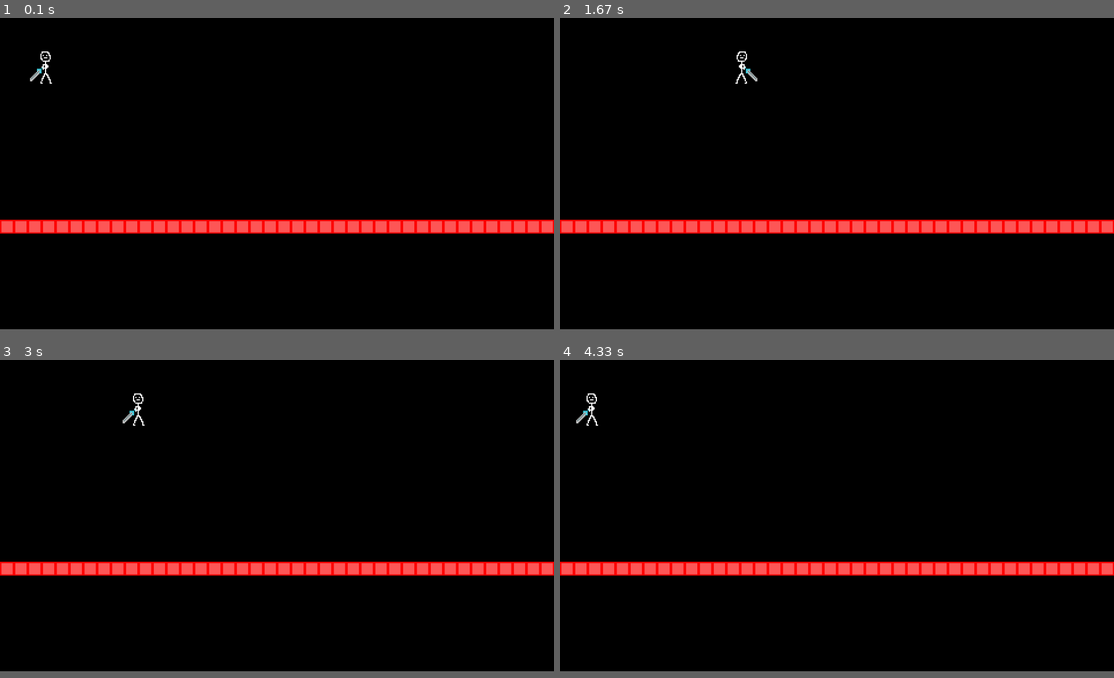
Above: before the commit, frames 1-4 (two rows, left to right).
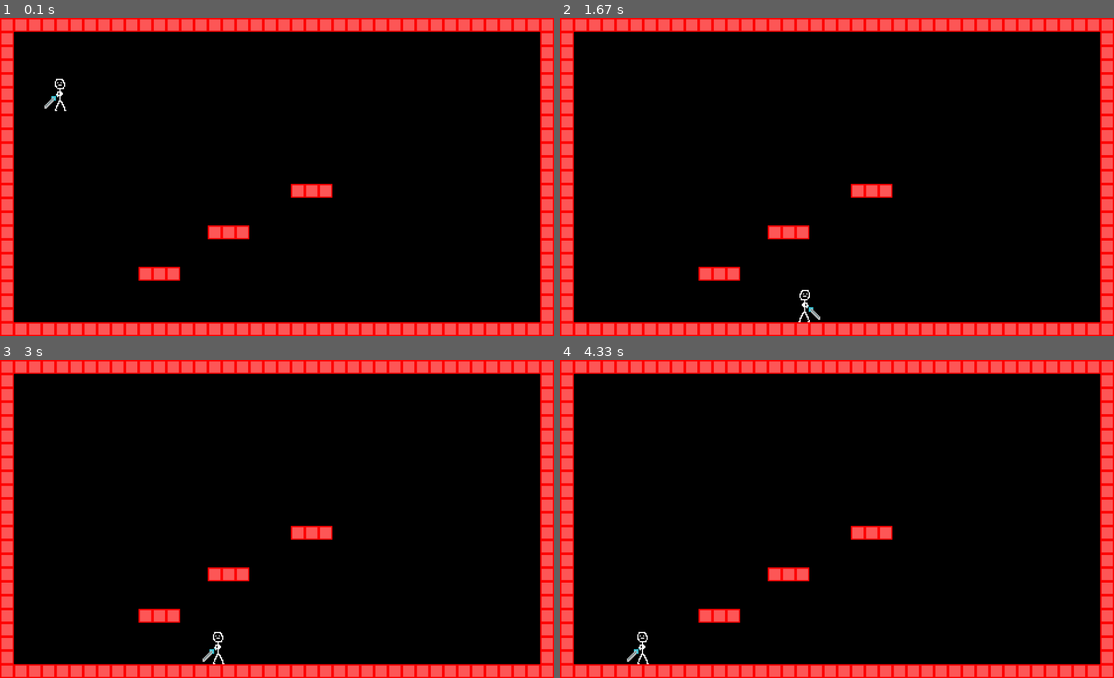
Above: after the commit, the same moments.

Repository: babybluesedans/pygame-platformer
Game: pygame game, started from game.py
Same seed, same stepped clock (60 frames per second), same inputs: the game is played once before the commit and once after it.
Inputs:
- Up to frame 1 (0.1 s): no input
- Up to frame 2 (1.67 s): hold D 0.33-0.8 s; hold D 0.83-1.3 s; hold A from 1.33 s (still down)
- Up to frame 3 (3 s): release A at 1.87 s; hold A 1.9-2.3 s; hold D 2.33-2.97 s
- Up to frame 4 (4.33 s): hold Space 3-3.47 s; hold A 3-3.47 s; hold A 3.5-3.97 s; hold D from 4 s (still down)
In our replay, the window is 900x506 before the commit and 900x517 after it. These sizes can differ from the game's own. Grey fills any space a smaller window leaves; there, only what the larger window draws over its background counts as a difference.

The runs differ from the first frame. In frame 1, 17% of the frame differs, in the area x 0-100%, y 0-100%; in frame 2, 17%; in frame 3, 17%; in frame 4, 17%.

Commit message:
WORKING TEST LEVEL AND PHYSICS OVERHAUL

Diff:
--- a/game.py
+++ b/game.py
@@ -3,17 +3,18 @@
 
 import player
 import tile
+import test_level
 
 class Game:
     def __init__(self):
         p.init()
         p.display.set_caption("unnamed platformer")
-        self.screen = p.display.set_mode((1920, 1080))
+        self.screen = p.display.set_mode((1920, 1104))
         self.screen_r = self.screen.get_rect()
         self.clock = p.time.Clock()
-        self.mr_fucks = player.Player()
         self.tile = tile.Tile(self.screen)
-        self.dt = None
+        self.level = test_level.Level(self.screen)
+        self.mr_fucks = player.Player(self.level)
 
 
     def run(self):
@@ -27,11 +28,13 @@
 
     def process_events(self):
         self.dt = self.clock.tick(60) / 1000
-        self.mr_fucks.move_processor(self.dt)
         for event in p.event.get():
-                if event.type == p.QUIT:
-                    p.quit()
-                    sys.exit()
+            self.mr_fucks.event_processor(event)
+            if event.type == p.QUIT:
+                p.quit()
+                sys.exit()
+
+        self.mr_fucks.move_processor()
 
     def update(self):
         pass
@@ -39,7 +42,7 @@
     def render(self):
         self.screen.fill("black")
         self.mr_fucks.draw(self.screen)
-        self.tile.render_line()
+        self.level.draw_tilemap()
 
         p.display.update()
         p.display.flip()
--- a/player.py
+++ b/player.py
@@ -1,42 +1,108 @@
 import pygame as p
 
 class Player:
-    def __init__(self):
+    def __init__(self, level):
         self.img = p.transform.scale(p.image.load("platformer/mr fucks.png"), (128, 128))
-        self.position = p.Vector2(100, 100)
-        self.rect = self.img.get_rect()
-        self.max_speed = 600
-        self.acceleration = 30
-        self.friction = 60
+        self.rect = self.img.get_rect().inflate(-43, 0)
+        self.position = p.Vector2(150, 150)
+        self.rect.x = self.position.x
+        self.rect.y = self.position.y
+
+        self.collision_rect = p.Rect((self.rect.x + self.rect.width // 2), (self.rect.y), (self.rect.width // 2), self.rect.height)
+        self.max_speed = 16
+        self.acceleration = 4
+        self.friction = 2
+        self.gravity = 3
+        self.max_fall_speed = 25
+        self.jump_power = 40
         self.velocity = p.Vector2(0, 0)
+        self.on_floor = False
+
         self.flipped = False
 
+        self.level = level
+
+
     def draw(self, screen):
-        screen.blit(self.img, self.position)
+        screen.blit(self.img, (self.rect.x, self.rect.y))
 
-    def move_processor(self, dt):
+
+    def event_processor(self, event):
+            if event.type == p.KEYDOWN:
+                if event.key == p.K_SPACE and self.on_floor:
+                    self.velocity.y = self.jump_power * -1
+
+
+    def move_processor(self):
         keys = p.key.get_pressed()
         if keys[p.K_a]:
             if not self.flipped:
                 self.img = p.transform.flip(self.img, True, False)
                 self.flipped = True
-
-            if self.velocity.x >= self.max_speed * -1:
-                self.velocity.x += max(self.acceleration * -1, ((self.max_speed * -1) - self.velocity.x))
-        else:
-            if self.velocity.x < 0:
-                self.velocity.x += max(self.friction, self.velocity.x)
+            if self.velocity.x > self.max_speed * -1:
+                self.velocity.x -= self.acceleration
 
         if keys[p.K_d]:
             if self.flipped:
                 self.img = p.transform.flip(self.img, True, False)
                 self.flipped = False
+            if self.velocity.x < self.max_speed:
+                self.velocity.x += self.acceleration
 
-            if self.velocity.x <= self.max_speed:
-                self.velocity.x += min(self.acceleration, self.max_speed - self.velocity.x)
+        if self.velocity.y < self.max_fall_speed:
+            self.velocity.y += self.gravity
 
-        else:
+        if self.velocity.x > 0:
+            self.velocity.x -= self.friction
+        elif self.velocity.x < 0:
+            self.velocity.x += self.friction
+
+
+        collisions = self.collision_process()
+        if collisions:
+            if collisions['bottom'] == True:
+                self.on_floor = True
+                self.velocity.y = 0
+            else:
+                self.on_floor = False
+
+            if collisions['top'] == True:
+                self.velocity.y = 0
+
+
+    def check_collision(self):
+        collided_list = []
+        for row in self.level.datamap:
+            for tile in row:
+                if tile != None:
+                    if self.collision_rect.colliderect(tile.rect):
+                        collided_list.append(tile.rect)
+        return collided_list
+
+
+    def collision_process(self):
+        collision_types = {'top': False, 'bottom': False, 'left': False, 'right': False}
+
+        self.collision_rect.x += self.velocity.x
+        collisions = self.check_collision()
+        for tile in collisions:
             if self.velocity.x > 0:
-                self.velocity.x -= min(self.friction, self.velocity.x)
+                self.collision_rect.right = tile.left
+                collision_types['right'] = True
+            elif self.velocity.x < 0:
+                self.collision_rect.left = tile.right
+                collision_types['left'] = True
 
-        self.position += self.velocity * dt
+        self.collision_rect.y += self.velocity.y
+        collisions = self.check_collision()
+        for tile in collisions:
+            if self.velocity.y > 0:
+                self.collision_rect.bottom = tile.top
+                collision_types['bottom'] = True
+            elif self.velocity.y < 0:
+                self.collision_rect.top = tile.bottom
+                collision_types['top'] = True
+
+        self.rect.x = self.collision_rect.x - (self.rect.width // 2)
+        self.rect.y = self.collision_rect.y
+        return collision_types
--- /dev/null
+++ b/test_level.py
@@ -0,0 +1,72 @@
+import pygame as p
+
+import tile
+
+class Level:
+    def __init__(self, screen):
+        self.screen = screen
+        self.test_tile = tile.Tile(self.screen)
+        self.test_tile_width = self.test_tile.width
+        self.test_tile_height = self.test_tile.height
+        self.filled_tilemap = ([1, 1, 1, 1, 1, 1, 1, 1, 1, 1, 1, 1, 1, 1, 1, 1, 1, 1, 1, 1, 1, 1, 1, 1, 1, 1, 1, 1, 1, 1, 1, 1, 1, 1, 1, 1, 1, 1, 1, 1],
+                              [1, 0, 0, 0, 0, 0, 0, 0, 0, 0, 0, 0, 0, 0, 0, 0, 0, 0, 0, 0, 0, 0, 0, 0, 0, 0, 0, 0, 0, 0, 0, 0, 0, 0, 0, 0, 0, 0, 0, 1],
+                              [1, 0, 0, 0, 0, 0, 0, 0, 0, 0, 0, 0, 0, 0, 0, 0, 0, 0, 0, 0, 0, 0, 0, 0, 0, 0, 0, 0, 0, 0, 0, 0, 0, 0, 0, 0, 0, 0, 0, 1],
+                              [1, 0, 0, 0, 0, 0, 0, 0, 0, 0, 0, 0, 0, 0, 0, 0, 0, 0, 0, 0, 0, 0, 0, 0, 0, 0, 0, 0, 0, 0, 0, 0, 0, 0, 0, 0, 0, 0, 0, 1],
+                              [1, 0, 0, 0, 0, 0, 0, 0, 0, 0, 0, 0, 0, 0, 0, 0, 0, 0, 0, 0, 0, 0, 0, 0, 0, 0, 0, 0, 0, 0, 0, 0, 0, 0, 0, 0, 0, 0, 0, 1],
+                              [1, 0, 0, 0, 0, 0, 0, 0, 0, 0, 0, 0, 0, 0, 0, 0, 0, 0, 0, 0, 0, 0, 0, 0, 0, 0, 0, 0, 0, 0, 0, 0, 0, 0, 0, 0, 0, 0, 0, 1],
+                              [1, 0, 0, 0, 0, 0, 0, 0, 0, 0, 0, 0, 0, 0, 0, 0, 0, 0, 0, 0, 0, 0, 0, 0, 0, 0, 0, 0, 0, 0, 0, 0, 0, 0, 0, 0, 0, 0, 0, 1],
+                              [1, 0, 0, 0, 0, 0, 0, 0, 0, 0, 0, 0, 0, 0, 0, 0, 0, 0, 0, 0, 0, 0, 0, 0, 0, 0, 0, 0, 0, 0, 0, 0, 0, 0, 0, 0, 0, 0, 0, 1],
+                              [1, 0, 0, 0, 0, 0, 0, 0, 0, 0, 0, 0, 0, 0, 0, 0, 0, 0, 0, 0, 0, 0, 0, 0, 0, 0, 0, 0, 0, 0, 0, 0, 0, 0, 0, 0, 0, 0, 0, 1],
+                              [1, 0, 0, 0, 0, 0, 0, 0, 0, 0, 0, 0, 0, 0, 0, 0, 0, 0, 0, 0, 0, 0, 0, 0, 0, 0, 0, 0, 0, 0, 0, 0, 0, 0, 0, 0, 0, 0, 0, 1],
+                              [1, 0, 0, 0, 0, 0, 0, 0, 0, 0, 0, 0, 0, 0, 0, 0, 0, 0, 0, 0, 0, 0, 0, 0, 0, 0, 0, 0, 0, 0, 0, 0, 0, 0, 0, 0, 0, 0, 0, 1],
+                              [1, 0, 0, 0, 0, 0, 0, 0, 0, 0, 0, 0, 0, 0, 0, 0, 0, 0, 0, 0, 0, 0, 0, 0, 0, 0, 0, 0, 0, 0, 0, 0, 0, 0, 0, 0, 0, 0, 0, 1],
+                              [1, 0, 0, 0, 0, 0, 0, 0, 0, 0, 0, 0, 0, 0, 0, 0, 0, 0, 0, 0, 0, 1, 1, 1, 0, 0, 0, 0, 0, 0, 0, 0, 0, 0, 0, 0, 0, 0, 0, 1],
+                              [1, 0, 0, 0, 0, 0, 0, 0, 0, 0, 0, 0, 0, 0, 0, 0, 0, 0, 0, 0, 0, 0, 0, 0, 0, 0, 0, 0, 0, 0, 0, 0, 0, 0, 0, 0, 0, 0, 0, 1],
+                              [1, 0, 0, 0, 0, 0, 0, 0, 0, 0, 0, 0, 0, 0, 0, 0, 0, 0, 0, 0, 0, 0, 0, 0, 0, 0, 0, 0, 0, 0, 0, 0, 0, 0, 0, 0, 0, 0, 0, 1],
+                              [1, 0, 0, 0, 0, 0, 0, 0, 0, 0, 0, 0, 0, 0, 0, 1, 1, 1, 0, 0, 0, 0, 0, 0, 0, 0, 0, 0, 0, 0, 0, 0, 0, 0, 0, 0, 0, 0, 0, 1],
+                              [1, 0, 0, 0, 0, 0, 0, 0, 0, 0, 0, 0, 0, 0, 0, 0, 0, 0, 0, 0, 0, 0, 0, 0, 0, 0, 0, 0, 0, 0, 0, 0, 0, 0, 0, 0, 0, 0, 0, 1],
+                              [1, 0, 0, 0, 0, 0, 0, 0, 0, 0, 0, 0, 0, 0, 0, 0, 0, 0, 0, 0, 0, 0, 0, 0, 0, 0, 0, 0, 0, 0, 0, 0, 0, 0, 0, 0, 0, 0, 0, 1],
+                              [1, 0, 0, 0, 0, 0, 0, 0, 0, 0, 1, 1, 1, 0, 0, 0, 0, 0, 0, 0, 0, 0, 0, 0, 0, 0, 0, 0, 0, 0, 0, 0, 0, 0, 0, 0, 0, 0, 0, 1],
+                              [1, 0, 0, 0, 0, 0, 0, 0, 0, 0, 0, 0, 0, 0, 0, 0, 0, 0, 0, 0, 0, 0, 0, 0, 0, 0, 0, 0, 0, 0, 0, 0, 0, 0, 0, 0, 0, 0, 0, 1],
+                              [1, 0, 0, 0, 0, 0, 0, 0, 0, 0, 0, 0, 0, 0, 0, 0, 0, 0, 0, 0, 0, 0, 0, 0, 0, 0, 0, 0, 0, 0, 0, 0, 0, 0, 0, 0, 0, 0, 0, 1],
+                              [1, 0, 0, 0, 0, 0, 0, 0, 0, 0, 0, 0, 0, 0, 0, 0, 0, 0, 0, 0, 0, 0, 0, 0, 0, 0, 0, 0, 0, 0, 0, 0, 0, 0, 0, 0, 0, 0, 0, 1],
+                              [1, 1, 1, 1, 1, 1, 1, 1, 1, 1, 1, 1, 1, 1, 1, 1, 1, 1, 1, 1, 1, 1, 1, 1, 1, 1, 1, 1, 1, 1, 1, 1, 1, 1, 1, 1, 1, 1, 1, 1])
+        self.datamap = self.filled_tilemap
+        self.generate_datamap()
+
+
+
+
+    def generate_datamap(self):
+        x = 0
+        y = 0
+
+        x_pos = 0
+        y_pos = 0
+        for row in self.filled_tilemap:
+            for column in row:
+                if column == 0:
+                    self.datamap[y][x] = None
+                if column == 1:
+                    self.datamap[y][x] = tile.Tile(self.screen, x_pos, y_pos)
+                x_pos += self.test_tile_width
+                x += 1
+            x_pos = 0
+            y_pos += self.test_tile_height
+
+            x = 0
+            y += 1
+
+
+    def draw_tilemap(self):
+        x = 0
+        y = 0
+        for row in self.datamap:
+            for column in row:
+                if column != None:
+                    self.screen.blit(column.img, (x, y))
+                    column.x = x
+                    column.y = y
+                x += self.test_tile_width
+            x = 0
+            y += self.test_tile_height
--- a/tile.py
+++ b/tile.py
@@ -1,19 +1,15 @@
 import pygame as p
+import math
 
 class Tile:
-    def __init__(self, screen):
+    def __init__(self, screen, x=0, y=0,):
         self.screen = screen
+        self.x = x
+        self.y = y
         self.screen_rect = screen.get_rect()
         self.width = self.screen_rect.width // 40
-        self.size = p.Vector2(self.width, self.width)
-        self.img = p.transform.scale(p.image.load("platformer/Tile1.png"), (self.width, self.width))
+        self.height = self.width
+        self.size = p.Vector2(self.height, self.width)
+        self.img = p.transform.scale(p.image.load("platformer/Tile1.png"), (self.height, self.width))
         self.img_r = self.img.get_rect()
-
-    def render_line(self):
-        tiles_per_screen = self.screen_rect.width // self.width
-        y = 700
-        x = 0
-        for i in range(tiles_per_screen):
-            self.screen.blit(self.img, (x, y))
-            print(x)
-            x += self.width
+        self.rect = p.Rect(x, y, self.width, self.height)
